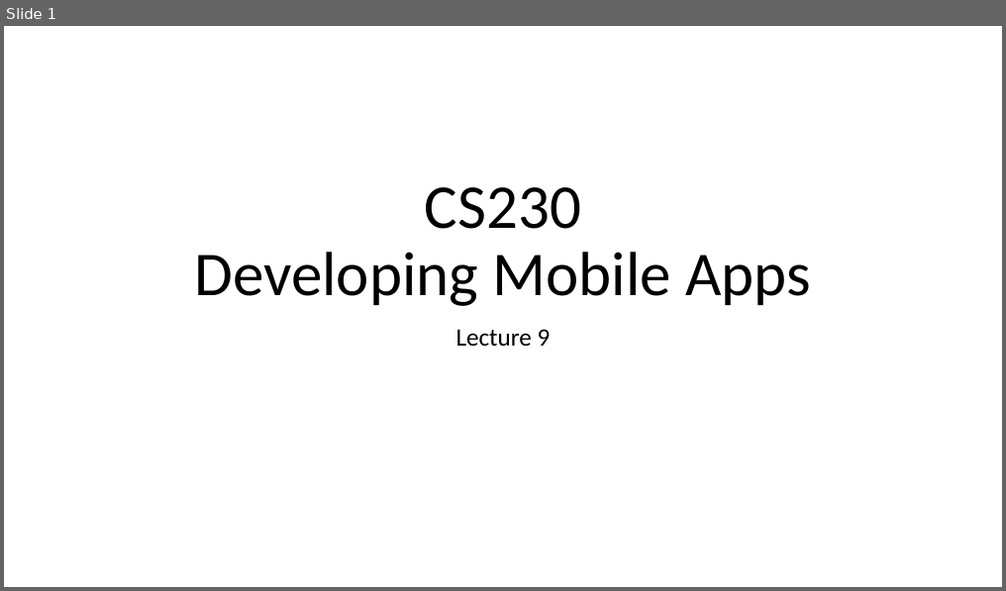
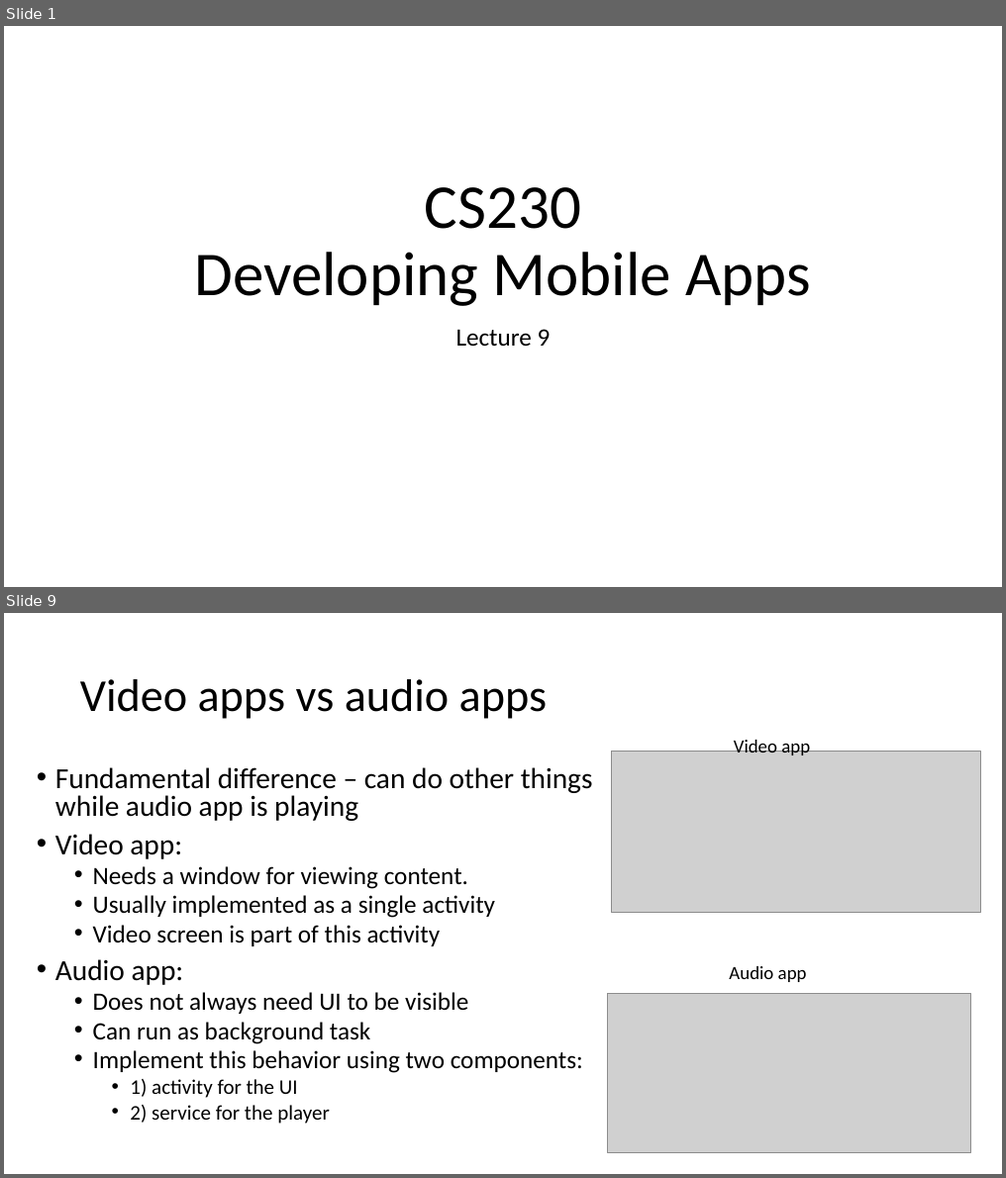
Before and after one commit to russellu/cs230, a slide deck: Lecture_09.pptx. Shown one above the other, each under a label of ours: slide 1 before the commit, slides 1 and 9 after it; the slides between them are not shown. The pictures are 1006x591 and 1006x1178 pixels, drawn with LibreOffice and Linux fonts; fonts in the diff are those of the drawing; grey boxes stand for pictures. Boxes give left, top, right and bottom in pixels: in the first picture for what was removed or moved away, otherwise in the second. Text is boxed around its words. In the diff, an @@ line names an element or a change of style, - is before the commit and + after.

```diff
--- a/Lecture_09.pptx
+++ b/Lecture_09.pptx
@@ slide 9 added at [4, 613, 1002, 1174], background #FFFFFF @@
@@ title added at [80, 679, 548, 719], 44 pt, text #000000 @@
+Video apps vs audio apps
@@ picture added at [612, 752, 981, 913] @@
@@ text added at [734, 738, 810, 756], 18 pt, text #000000 @@
+Video app
@@ text added at [55, 767, 593, 1124], 24 pt, text #000000 @@
+• Fundamental difference – can do other things while audio app is playing
+• Video app:
+  • Needs a window for viewing content.
+  • Usually implemented as a single activity
+  • Video screen is part of this activity
+• Audio app:
+  • Does not always need UI to be visible
+  • Can run as background task
+  • Implement this behavior using two components:
+    • 1) activity for the UI
+    • 2) service for the player
@@ text added at [729, 966, 807, 982], 18 pt, text #000000 @@
+Audio app
@@ picture added at [608, 993, 971, 1153] @@
```
Also in this commit, not shown: 7 other slides added, 1 slide removed, 5 other files.
